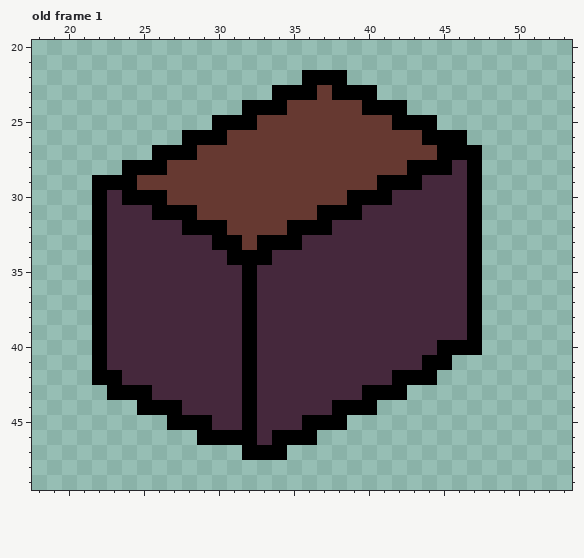
One commit to this pixel-art file: resources/factory.aseprite. Above, as it was before the edit.
64x64 pixels, 1 frame. Shown: old frame 1: x 18..53, y 20..49. The commit also changed other frames, which this record leaves out.
After the commit:
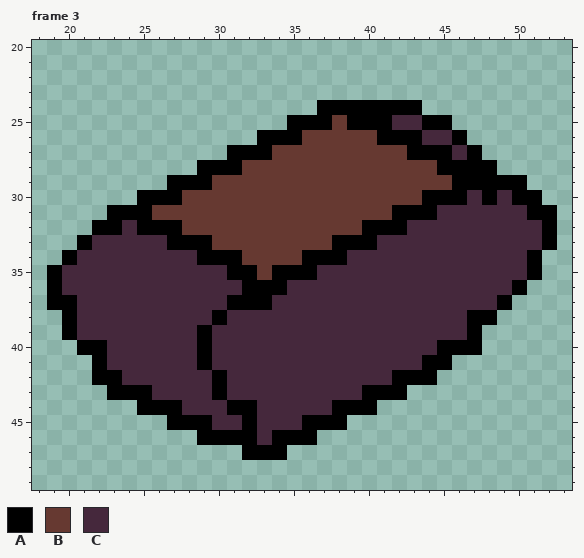
Palette (. is transparent): A #000000  B #663931  C #45283c
A new or re-ordered frame is compared with the old frame closest to it.
From old to new:
frames 1 -> 5
--- frame 3 is new; against old frame 1
@@ x 18..53 @@
 21 ....................................
-22 ..................AAA...............
-23 ................AAABAAA.............
-24 ..............AAABBBBBAAA...........
-25 ............AAABBBBBBBBBAAA.........
-26 ..........AAABBBBBBBBBBBBBAAA.......
-27 ........AAABBBBBBBBBBBBBBBBAAA......
-28 ......AAABBBBBBBBBBBBBBBBAAACA......
-29 ....AAABBBBBBBBBBBBBBBBAAACCCA......
-30 ....ACAAABBBBBBBBBBBBAAACCCCCA......
-31 ....ACCCAAABBBBBBBBAAACCCCCCCA......
-32 ....ACCCCCAAABBBBAAACCCCCCCCCA......
-33 ....ACCCCCCCAABAAACCCCCCCCCCCA......
-34 ....ACCCCCCCCAAACCCCCCCCCCCCCA......
-35 ....ACCCCCCCCCACCCCCCCCCCCCCCA......
-36 ....ACCCCCCCCCACCCCCCCCCCCCCCA......
-37 ....ACCCCCCCCCACCCCCCCCCCCCCCA......
-38 ....ACCCCCCCCCACCCCCCCCCCCCCCA......
-39 ....ACCCCCCCCCACCCCCCCCCCCCCCA......
-40 ....ACCCCCCCCCACCCCCCCCCCCCAAA......
-41 ....ACCCCCCCCCACCCCCCCCCCCAA........
-42 ....AACCCCCCCCACCCCCCCCCAAA.........
-43 .....AAACCCCCCACCCCCCCAAA...........
-44 .......AAACCCCACCCCCAAA.............
+22 ....................................
+23 ....................................
+24 ...................AAAAAAA..........
+25 .................AAABAAACCAA........
+26 ...............AAABBBBBAAACCA.......
+27 .............AAABBBBBBBBBAAACA......
+28 ...........AAABBBBBBBBBBBBBAAAA.....
+29 .........AAABBBBBBBBBBBBBBBBAAAAA...
+30 .......AAABBBBBBBBBBBBBBBBAAACACAA..
+31 .....AAABBBBBBBBBBBBBBBBAAACCCCCCAA.
+32 ....AACAAABBBBBBBBBBBBAAACCCCCCCCCA.
+33 ...ACCCCCAAABBBBBBBBAAACCCCCCCCCCCA.
+34 ..ACCCCCCCCAAABBBBAAACCCCCCCCCCCCA..
+35 .ACCCCCCCCCCCAABAAACCCCCCCCCCCCCCA..
+36 .ACCCCCCCCCCCCAAACCCCCCCCCCCCCCCA...
+37 .AACCCCCCCCCCAAACCCCCCCCCCCCCCCA....
+38 ..ACCCCCCCCCACCCCCCCCCCCCCCCCAA.....
+39 ..ACCCCCCCCACCCCCCCCCCCCCCCCCA......
+40 ...AACCCCCCACCCCCCCCCCCCCCCAAA......
+41 ....ACCCCCCACCCCCCCCCCCCCCAA........
+42 ....AACCCCCCACCCCCCCCCCCAAA.........
+43 .....AAACCCCACCCCCCCCCAAA...........
+44 .......AAACCCAACCCCCAAA.............
 45 .........AAACCACCCAAA...............
Boxes around the changes in both pictures, in picture pixels (x1, y1, x2, y2):
changed: (47, 70, 557, 415)
